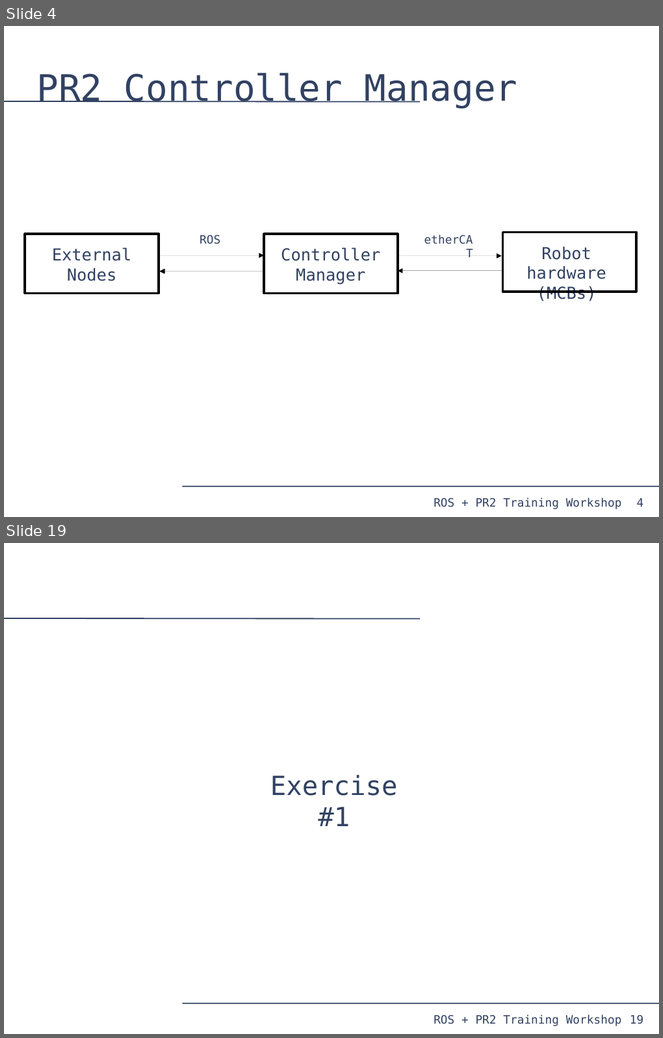
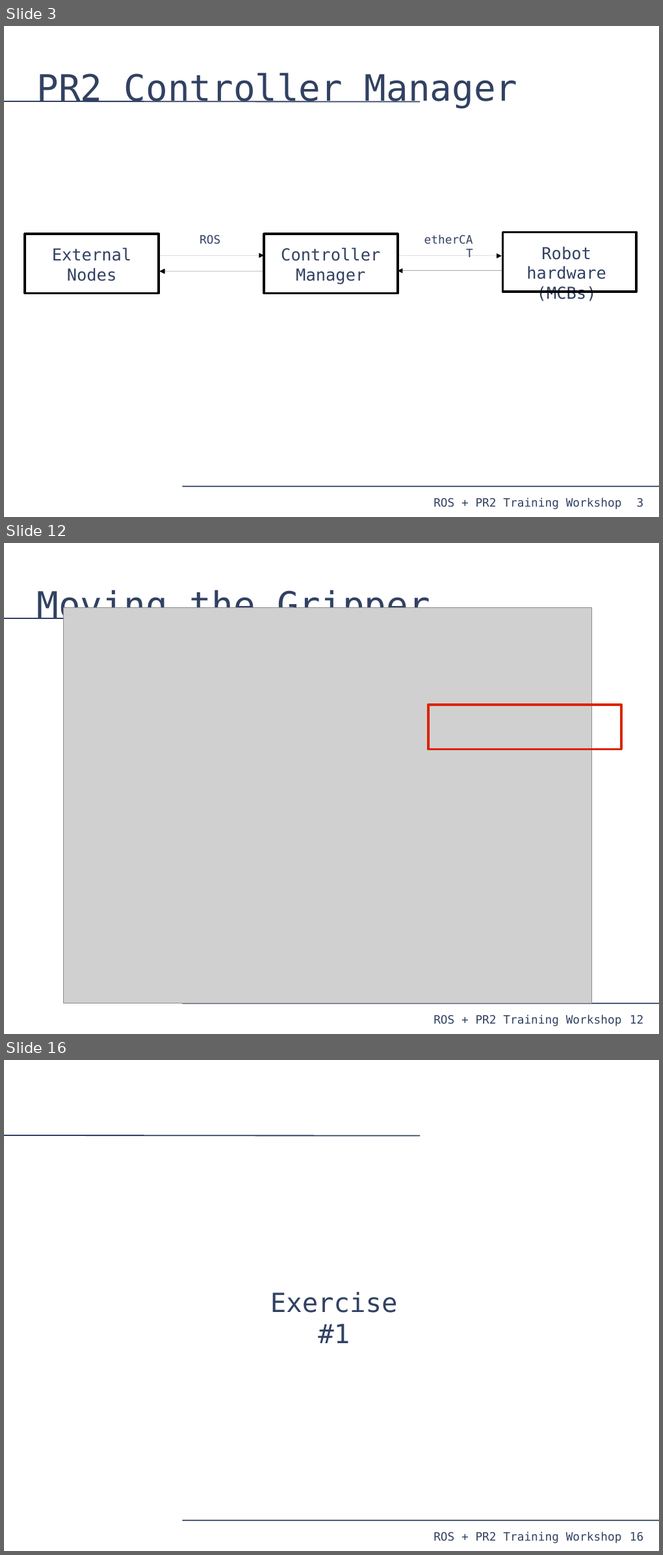
Before and after one commit to PR2/pr2_docs, a slide deck: pr2_training_workshop/moving_mechanism/slides.odp. Shown one above the other, each under a label of ours: slides 4 and 19 before the commit, slides 3, 12 and 16 after it; the slides between them are not shown. The pictures are 663x1038 and 663x1555 pixels, drawn with LibreOffice and Linux fonts; fonts in the diff are those of the drawing; grey boxes stand for pictures. Boxes give left, top, right and bottom in pixels: in the first picture for what was removed or moved away, otherwise in the second. Text is boxed around its words. In the diff, an @@ line names an element or a change of style, - is before the commit and + after.

```diff
--- a/pr2_training_workshop/moving_mechanism/slides.odp
+++ b/pr2_training_workshop/moving_mechanism/slides.odp
@@ slide 12 added at box(4, 543, 659, 1034), background #FFFFFF; not listed: 4 template elements that a slide beside it also shows @@
@@ title added at box(36, 589, 430, 626), 44 pt, text #314162 @@
+Moving the Gripper
@@ picture added at box(63, 607, 592, 1004) @@
@@ rectangle added at box(428, 705, 622, 749), outline #DC2300 2.89 pt @@
@@ what was slide 4 is now slide 3 @@
@@ page number at box(637, 499, 644, 508): text changed @@
-4
+3
@@ what was slide 19 is now slide 16 @@
@@ page number at box(630, 1533, 644, 1542): text changed @@
-19
+16
```
Also in this commit, not shown: 1 slide changed, 11 other slides added, 14 slides removed, 7 other files.
